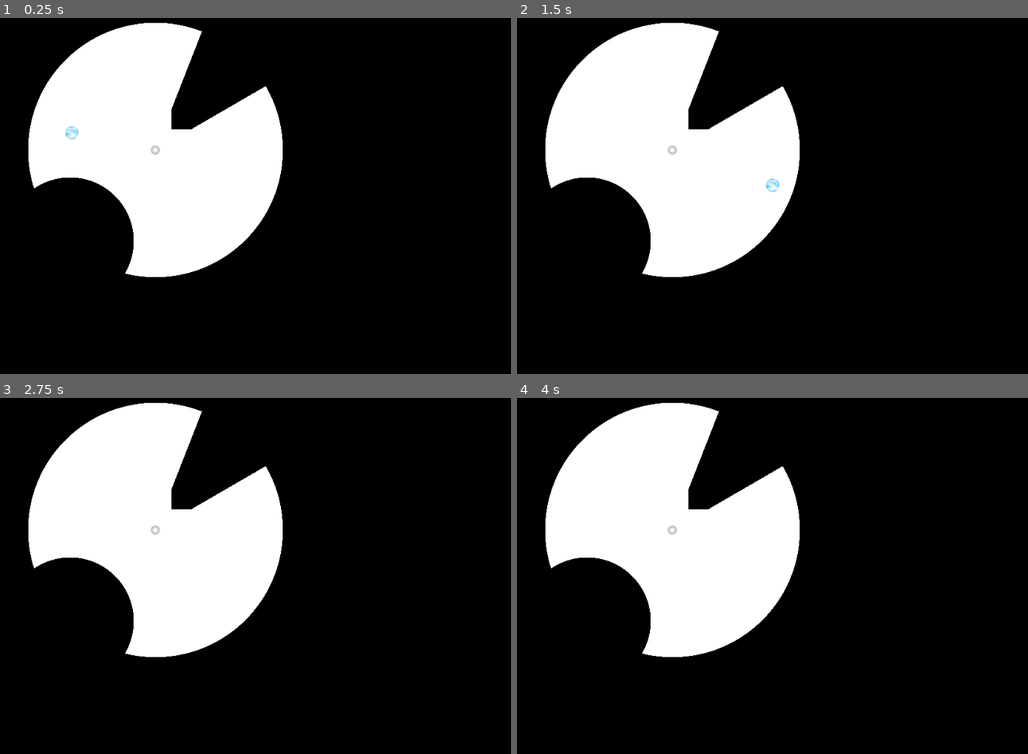
Above: before the commit, frames 1-4 (two rows, left to right).
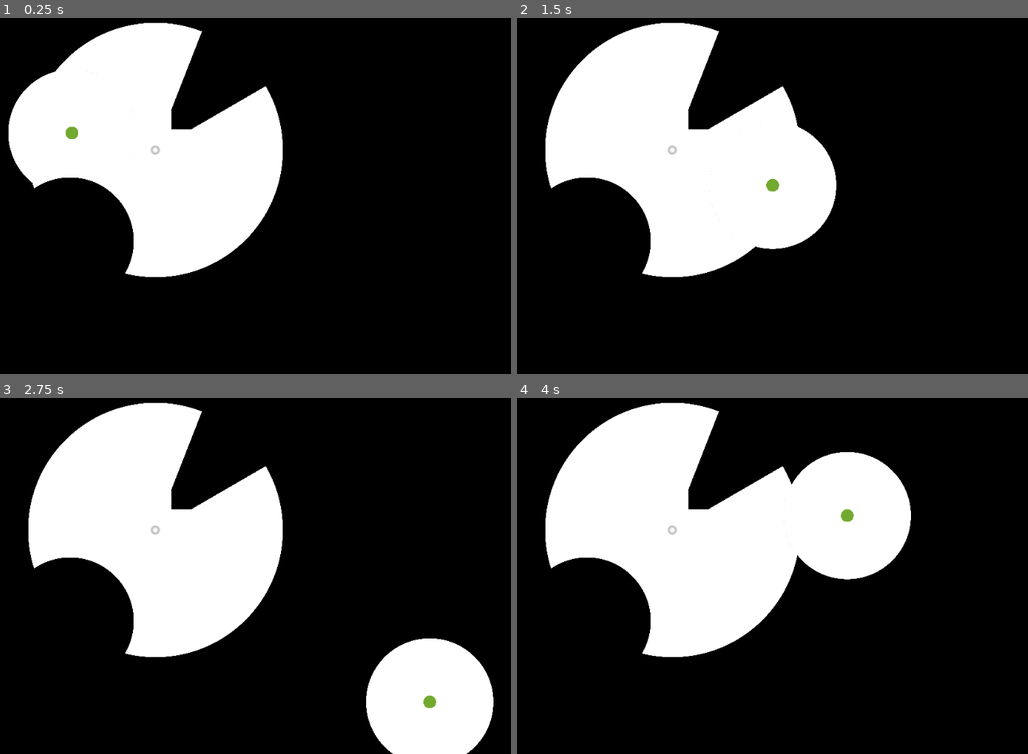
Above: after the commit, the same moments.

Repository: Disablak/Godot-Wild-Jam
Game: Godot game, scene res://Scenes/Main.tscn
Two runs of this game, one before a commit and one after it. Both use one fixed random seed, a clock stepped at 60 frames per second and the inputs below.
Inputs (mouse positions are in pixels of both pictures, inside the frame that each line leads up to):
- Up to frame 1 (0.25 s): no input
- Up to frame 2 (1.5 s): tap Enter at 0.5 s; move the mouse to (961, 167) at 0.52 s; hold D (move_right) 0.53-1.28 s; click (961, 167) at 0.67 s; move the mouse to (690, 206) at 1.27 s; hold S (move_down) from 1.28 s (still down)
- Up to frame 3 (2.75 s): move the mouse to (367, 487) at 2.02 s; release S (move_down) at 2.03 s; hold D (move_right) from 2.03 s (still down)
- Up to frame 4 (4 s): move the mouse to (787, 643) at 2.77 s; release D (move_right) at 2.78 s; hold W (move_up) 2.78-3.53 s; click (787, 643) at 2.92 s; move the mouse to (1012, 622) at 3.52 s; hold A (move_left) from 3.53 s (still down)

The runs differ from the first frame. In frame 1, 1.1% of the frame differs, in the area x 1-16%, y 14-47%; in frame 2, 2.5%; in frame 3, 6.7%, in the area x 71-97%, y 67-100%; in frame 4, 6.7%.

Commit message:
added light to player

Diff:
--- a/Scenes/levels/Player.tscn
+++ b/Scenes/levels/Player.tscn
@@ -1,7 +1,7 @@
 [gd_scene load_steps=4 format=2]
 
 [ext_resource path="res://Scripts/KinematicMovement.gd" type="Script" id=1]
-[ext_resource path="res://Assets/sprites/BlueBalls.png" type="Texture" id=2]
+[ext_resource path="res://Assets/sprites/circle.png" type="Texture" id=2]
 
 [sub_resource type="CircleShape2D" id=1]
 
@@ -9,8 +9,16 @@
 script = ExtResource( 1 )
 
 [node name="Sprite" type="Sprite" parent="."]
-scale = Vector2( 0.025, 0.025 )
+modulate = Color( 0.45098, 0.666667, 0.188235, 1 )
+scale = Vector2( 0.01, 0.01 )
 texture = ExtResource( 2 )
 
 [node name="CollisionShape2D" type="CollisionShape2D" parent="."]
 shape = SubResource( 1 )
+
+[node name="Light2D" type="Light2D" parent="."]
+scale = Vector2( 0.1, 0.1 )
+texture = ExtResource( 2 )
+mode = 2
+range_z_max = 1028
+shadow_enabled = true
